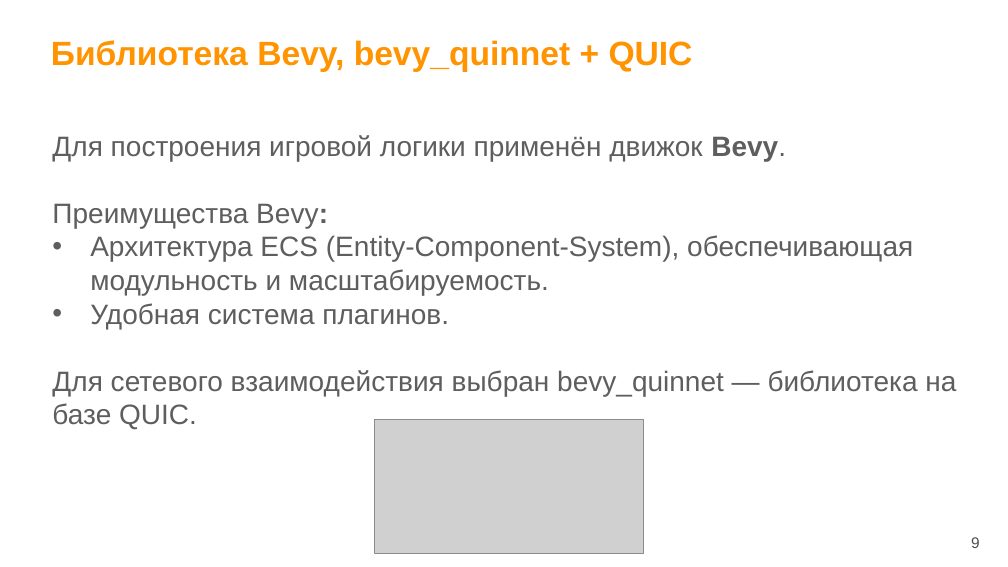
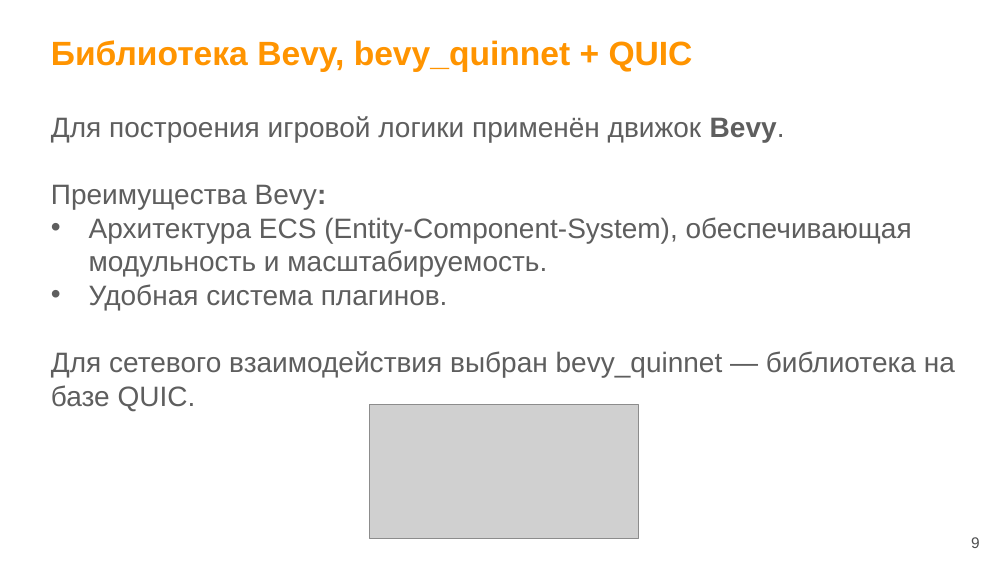
Before and after one commit to wemik2323/vkr, a slide deck: slide 9 of docs/Result/Презентация.pptx. Drawn at 1008x567 pixels with LibreOffice and Linux fonts; fonts in the diff are those of the drawing; grey boxes stand for pictures; background and template pictures are left out. Boxes give left, top, right and bottom in pixels: in the first picture for what was removed or moved away, otherwise in the second. Text is boxed around its words. In the diff, an @@ line names an element or a change of style, - is before the commit and + after.

```diff
--- a/docs/Result/Презентация.pptx
+++ b/docs/Result/Презентация.pptx
@@ text "Для построения игровой логики применён ...": place and size @@
-text "Для построения игровой логики применён ..." at (52,135,956,430)
+text "Для построения игровой логики применён ..." at (51,116,955,411)
@@ picture: place and size @@
-picture at (375,419,643,553)
+picture at (370,404,638,538)
```
Also in this commit, not shown: 5 other slides changed.
